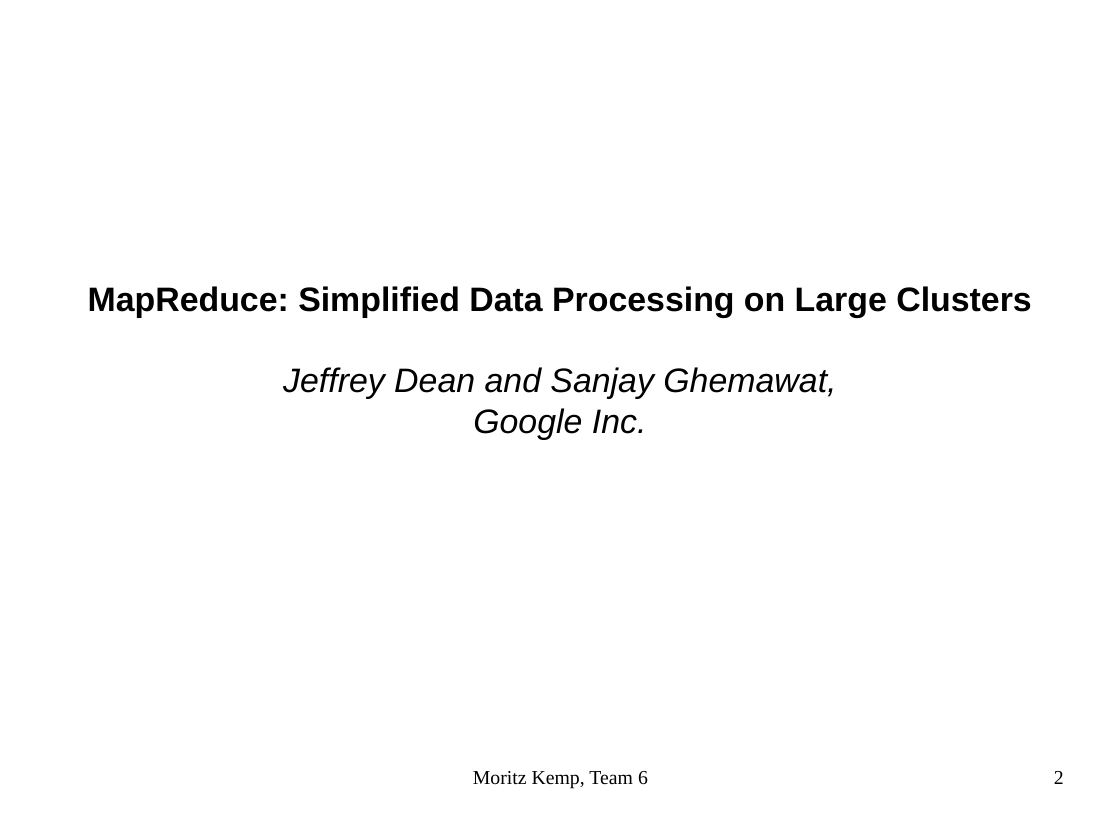
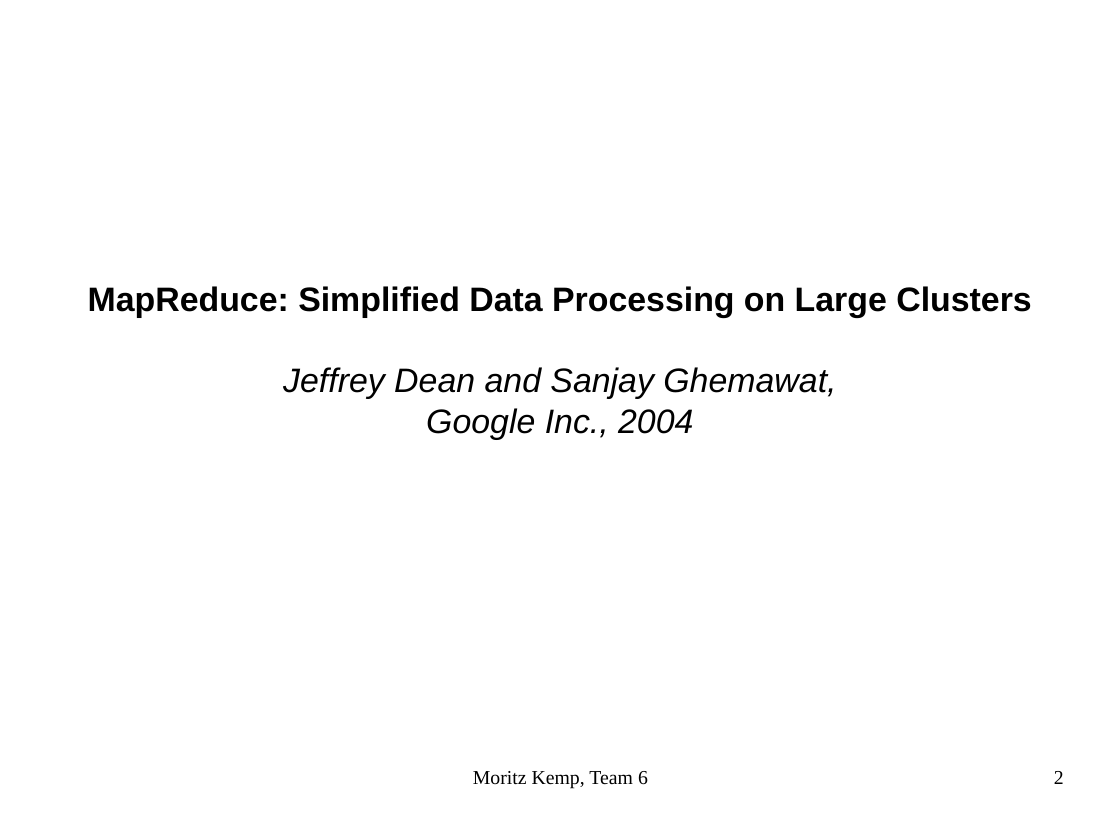
Before and after one commit to MoritzKemp/schemaloseDatenbanken, a slide deck: slide 2 of vortraege/MapReduceVortrag.odp. Drawn at 1120x840 pixels with LibreOffice and Linux fonts; fonts in the diff are those of the drawing. Boxes give left, top, right and bottom in pixels: in the first picture for what was removed or moved away, otherwise in the second. Text is boxed around its words. In the diff, an @@ line names an element or a change of style, - is before the commit and + after.

```diff
--- a/vortraege/MapReduceVortrag.odp
+++ b/vortraege/MapReduceVortrag.odp
@@ subtitle at (426,408,693,439): text changed @@
-Google Inc.
+Google Inc., 2004
```
Also in this commit, not shown: 3 other slides changed, 1 other file.
